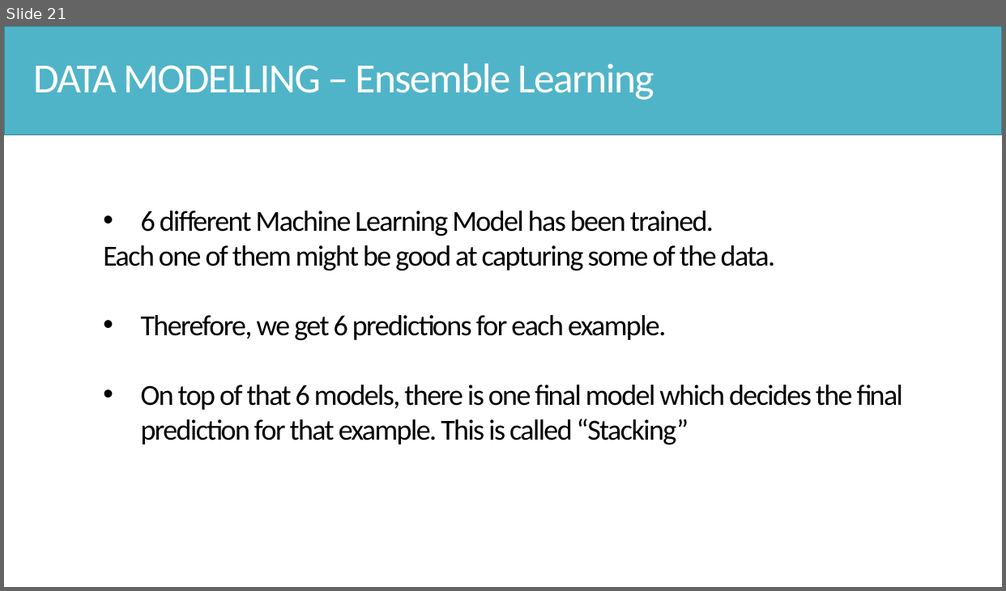
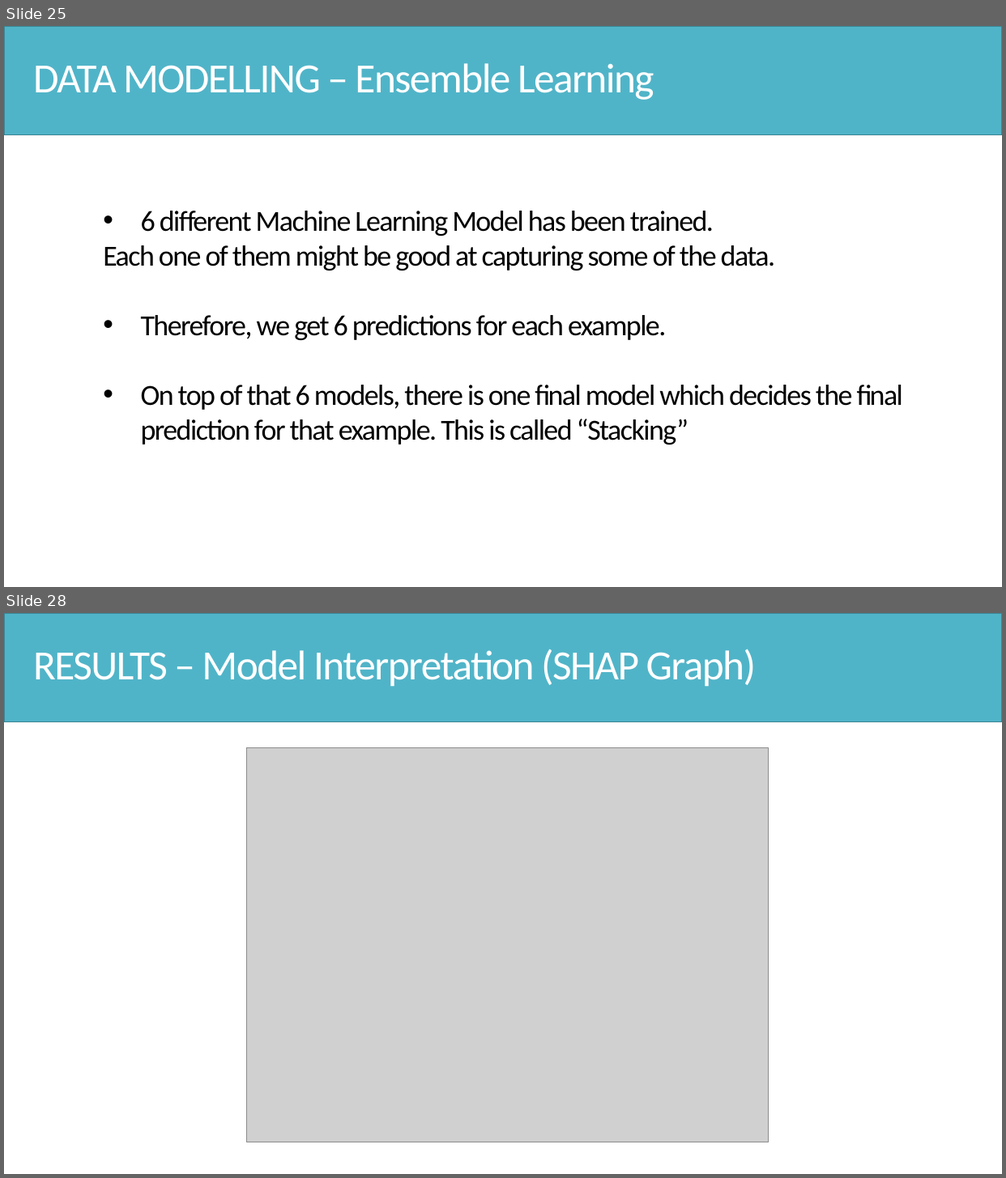
Before and after one commit to Hsgngr/dataiku_income_classification, a slide deck: Task_Presentation.pptx. Shown one above the other, each under a label of ours: slide 21 before the commit, slides 25 and 28 after it; the slides between them are not shown. The pictures are 1006x591 and 1006x1178 pixels, drawn with LibreOffice and Linux fonts; fonts in the diff are those of the drawing; grey boxes stand for pictures. Boxes give left, top, right and bottom in pixels: in the first picture for what was removed or moved away, otherwise in the second. Text is boxed around its words. In the diff, an @@ line names an element or a change of style, - is before the commit and + after.

```diff
--- a/Task_Presentation.pptx
+++ b/Task_Presentation.pptx
@@ slide 28 added at <box>4,613,1002,1174</box>, background #FFFFFF @@
@@ rectangle added at <box>4,613,1002,722</box>, fill #50B4C8, outline #3B8594 1 pt @@
@@ text added at <box>33,649,756,687</box>, 40 pt, text #FFFFFF @@
+RESULTS – Model Interpretation (SHAP Graph)
@@ picture added at <box>246,747,769,1142</box> @@
@@ what was slide 21 is now slide 25 @@
```
Also in this commit, not shown: 4 slides changed, 8 other slides added, 1 slide removed, 1 other file.
